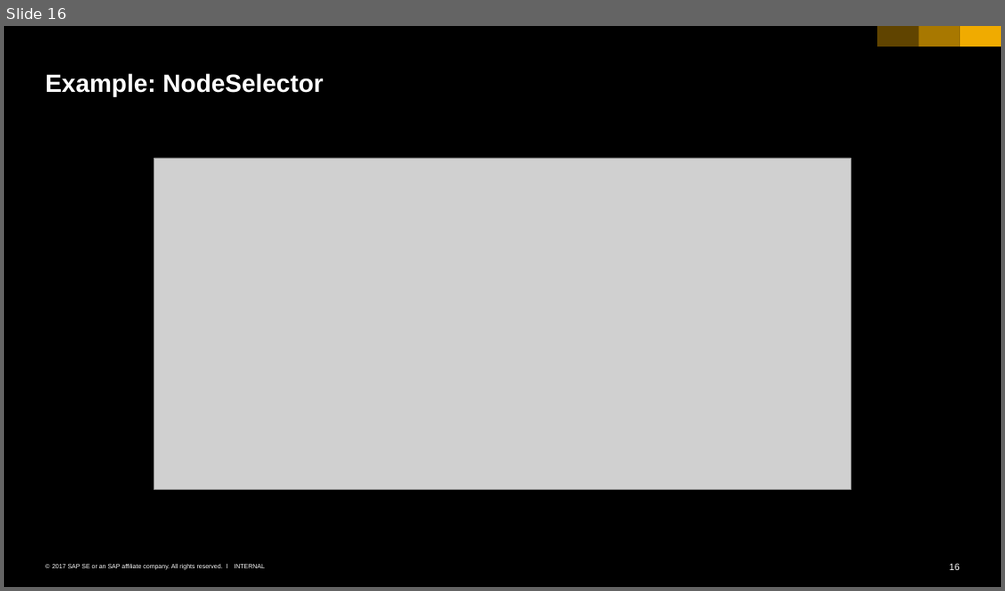
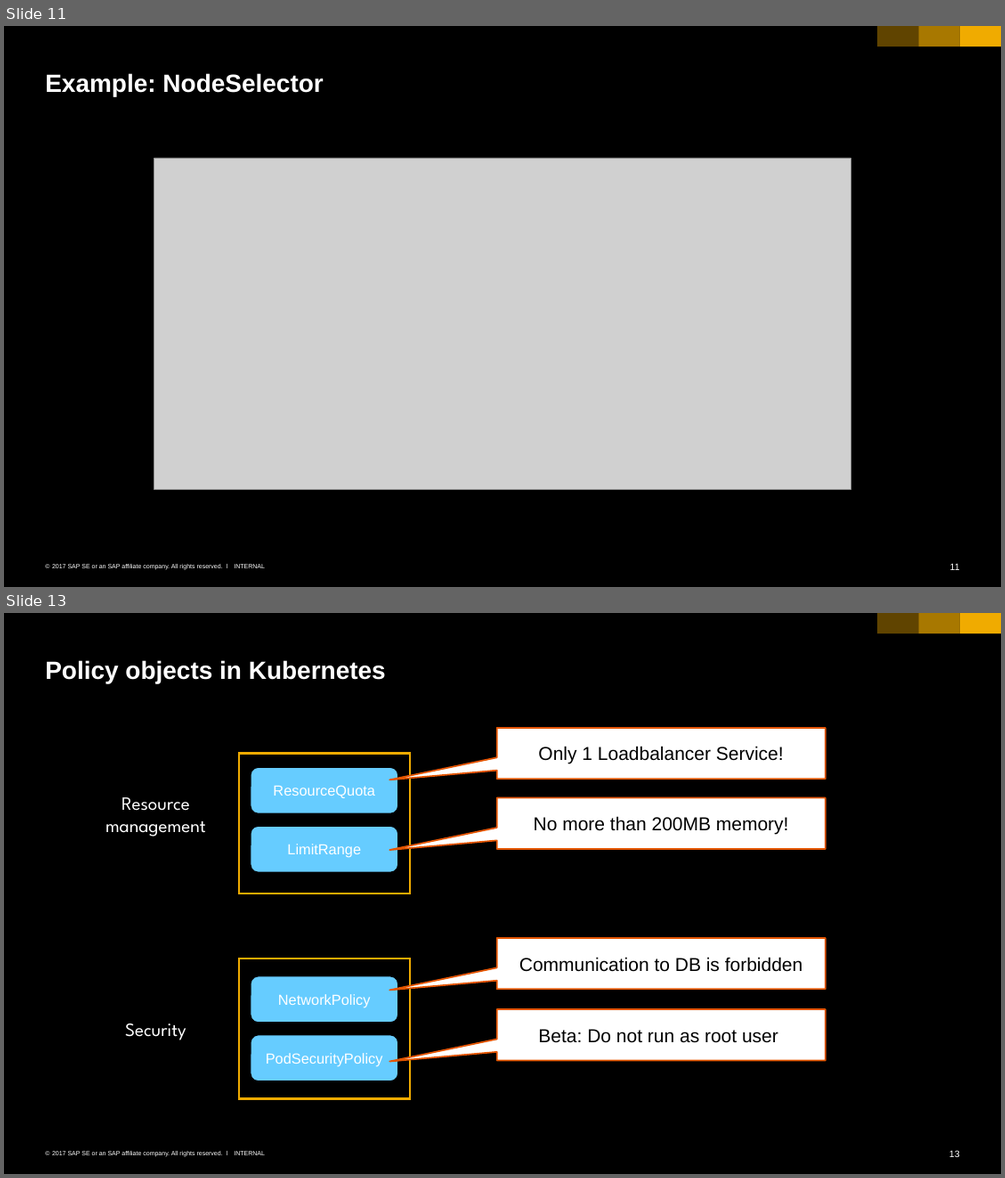
Before and after one commit to cuijiyao01/docker-k8s-training, a slide deck: kubernetes/11_administration.pptx. Shown one above the other, each under a label of ours: slide 16 before the commit, slides 11 and 13 after it; the slides between them are not shown. The pictures are 1005x591 and 1005x1178 pixels, drawn with LibreOffice and Linux fonts; fonts in the diff are those of the drawing; grey boxes stand for pictures. Boxes give left, top, right and bottom in pixels: in the first picture for what was removed or moved away, otherwise in the second. Text is boxed around its words. In the diff, an @@ line names an element or a change of style, - is before the commit and + after.

```diff
--- a/kubernetes/11_administration.pptx
+++ b/kubernetes/11_administration.pptx
@@ slide 13 added at <box>4,613,1001,1174</box>, background #000000; not listed: 6 template elements that a slide beside it also shows @@
@@ title added at <box>45,660,386,683</box>, 24 pt, text #FFFFFF, bold @@
+Policy objects in Kubernetes
@@ speech box added at <box>496,728,825,779</box>, fill #FFFFFF, outline #E35500 1.5 pt, 18 pt, text #000000 @@
+Only 1 Loadbalancer Service!
@@ rectangle added at <box>239,754,410,893</box>, outline #F0AB00 2 pt @@
@@ rounded rectangle added at <box>251,767,397,813</box>, fill #66CCFF, outline #000000 1 pt, 14 pt, text #FFFFFF @@
+ResourceQuota
@@ text added at <box>105,797,206,836</box>, 18 pt, text #FFFFFF @@
+Resource management
@@ speech box added at <box>496,797,825,848</box>, fill #FFFFFF, outline #E35500 1.5 pt, 18 pt, text #000000 @@
+No more than 200MB memory!
@@ rounded rectangle added at <box>251,826,397,872</box>, fill #66CCFF, outline #000000 1 pt, 14 pt, text #FFFFFF @@
+LimitRange
@@ rectangle added at <box>239,958,410,1098</box>, outline #F0AB00 2 pt @@
@@ speech box added at <box>496,938,825,989</box>, fill #FFFFFF, outline #E35500 1.5 pt, 18 pt, text #000000 @@
+Communication to DB is forbidden
@@ rounded rectangle added at <box>251,976,397,1022</box>, fill #66CCFF, outline #000000 1 pt, 14 pt, text #FFFFFF @@
+NetworkPolicy
@@ speech box added at <box>496,1009,825,1060</box>, fill #FFFFFF, outline #E35500 1.5 pt, 18 pt, text #000000 @@
+Beta: Do not run as root user
@@ text added at <box>125,1023,186,1040</box>, 18 pt, text #FFFFFF @@
+Security
@@ rounded rectangle added at <box>251,1035,397,1081</box>, fill #66CCFF, outline #000000 1 pt, 14 pt, text #FFFFFF @@
+PodSecurityPolicy
@@ what was slide 16 is now slide 11 @@
@@ page number at <box>950,563,960,570</box>: text changed @@
-16
+11
```
Also in this commit, not shown: 1 slide changed, 2 other slides added, 2 slides removed.
